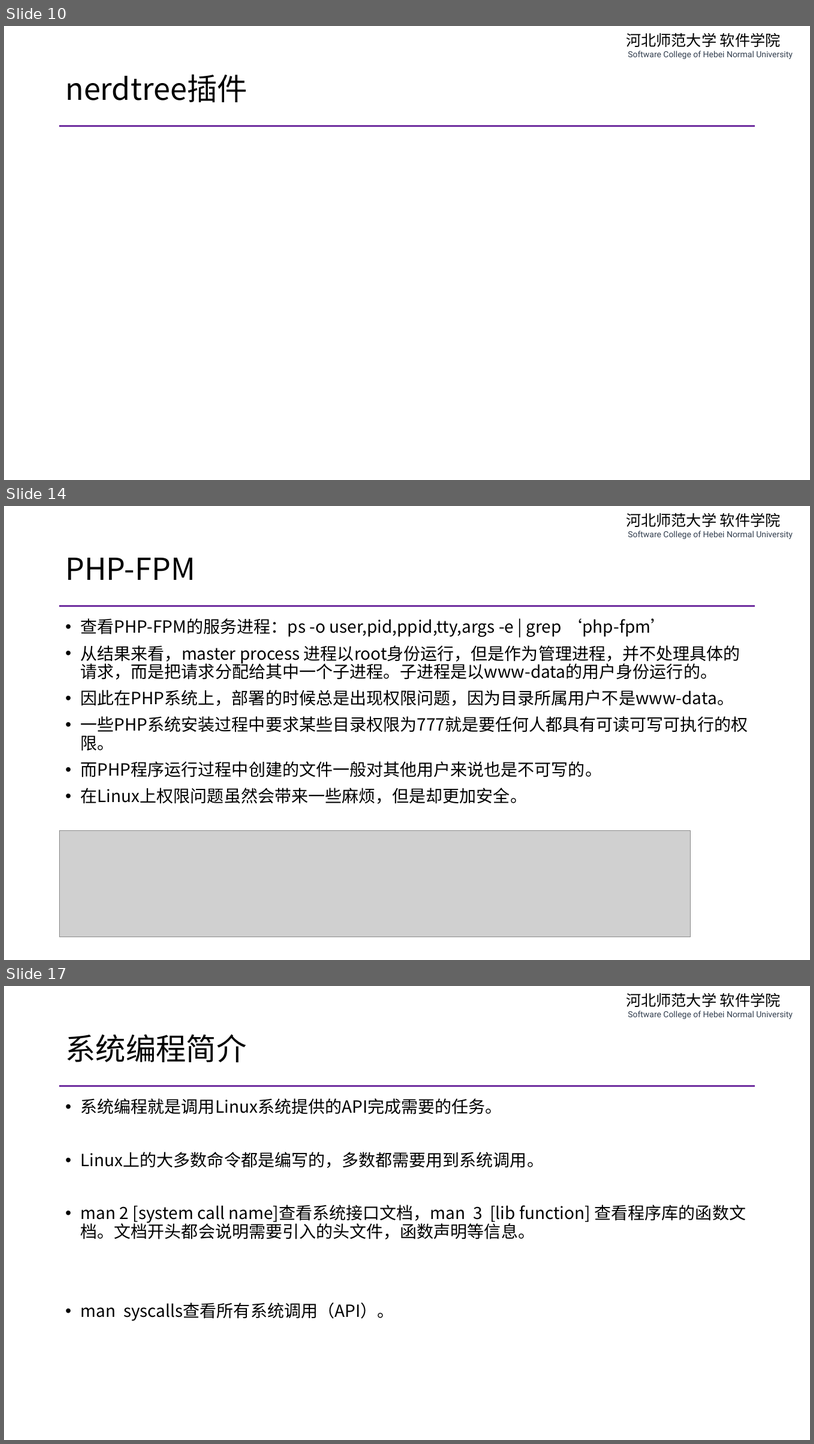
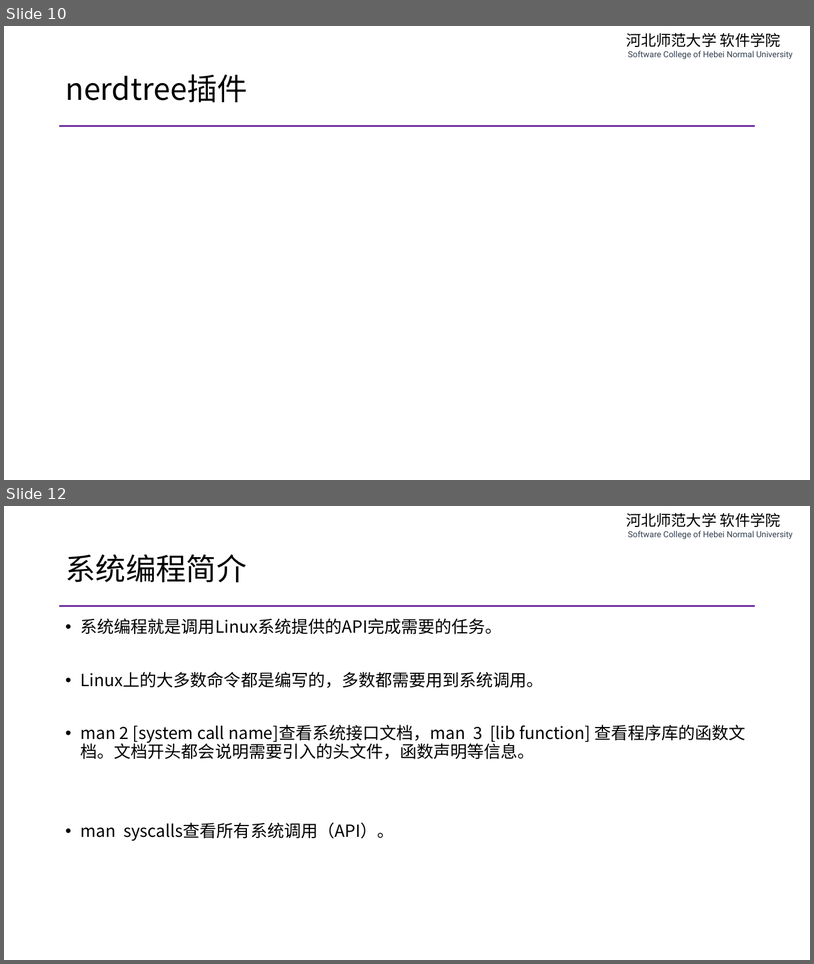
Before and after one commit to edu2act/course-php-serverside-development-on-linux, a slide deck: materials/slides/ch05-vim-and-linux-system-programming.pptx. Shown one above the other, each under a label of ours: slides 10, 14 and 17 before the commit, slides 10 and 12 after it; the slides between them are not shown. The pictures are 814x1444 and 814x964 pixels, drawn with LibreOffice and Linux fonts; fonts in the diff are those of the drawing; grey boxes stand for pictures. Boxes give left, top, right and bottom in pixels: in the first picture for what was removed or moved away, otherwise in the second. Text is boxed around its words. In the diff, an @@ line names an element or a change of style, - is before the commit and + after.

```diff
--- a/materials/slides/ch05-vim-and-linux-system-programming.pptx
+++ b/materials/slides/ch05-vim-and-linux-system-programming.pptx
@@ slide 14 removed at box(4, 506, 810, 960), background #FFFFFF; not listed: 2 template elements that a slide beside it also shows @@
@@ title removed at box(65, 558, 195, 580) @@
-PHP-FPM
@@ text removed at box(81, 618, 748, 804) @@
-• 查看PHP-FPM的服务进程：ps -o user,pid,ppid,tty,args -e | grep ‘php-fpm’
-• 从结果来看，master process 进程以root身份运行，但是作为管理进程，并不处理具体的请求，而是把请求分配给其中一个子进程。子进程是以www-data的用户身份运行的。
-• 因此在PHP系统上，部署的时候总是出现权限问题，因为目录所属用户不是www-data。
-• 一些PHP系统安装过程中要求某些目录权限为777就是要任何人都具有可读可写可执行的权限。
-• 而PHP程序运行过程中创建的文件一般对其他用户来说也是不可写的。
-• 在Linux上权限问题虽然会带来一些麻烦，但是却更加安全。
@@ picture removed at box(60, 830, 691, 936) @@
@@ what was slide 17 is now slide 12 @@
```
Also in this commit, not shown: 2 slides changed, 4 other slides removed, 4 other files.
